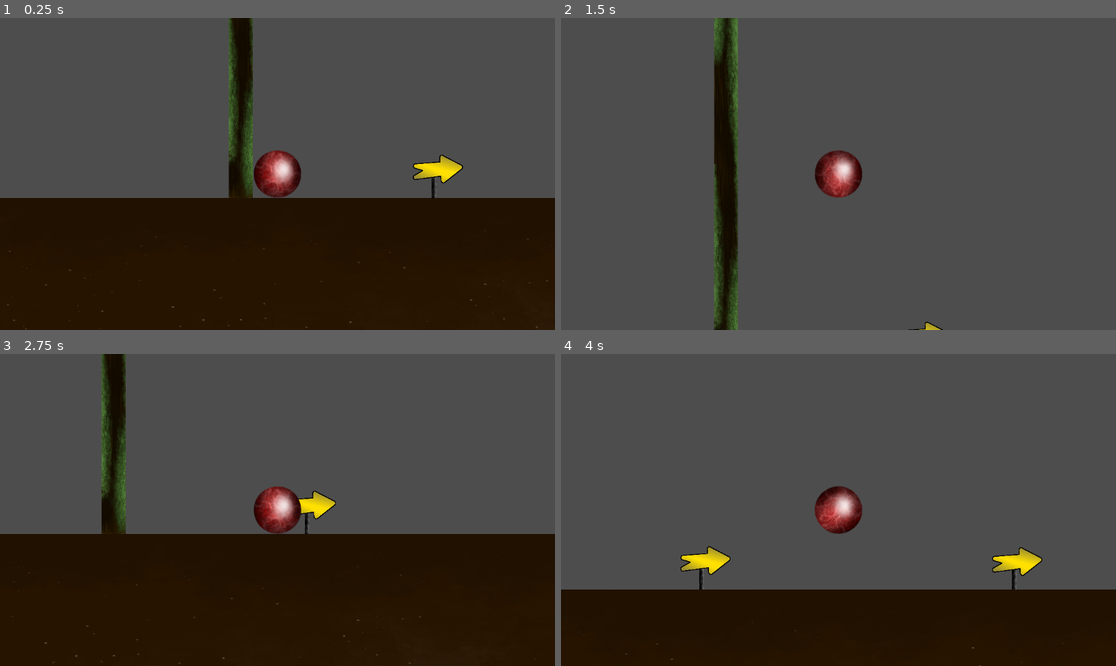
Above: before the commit, frames 1-4 (two rows, left to right).
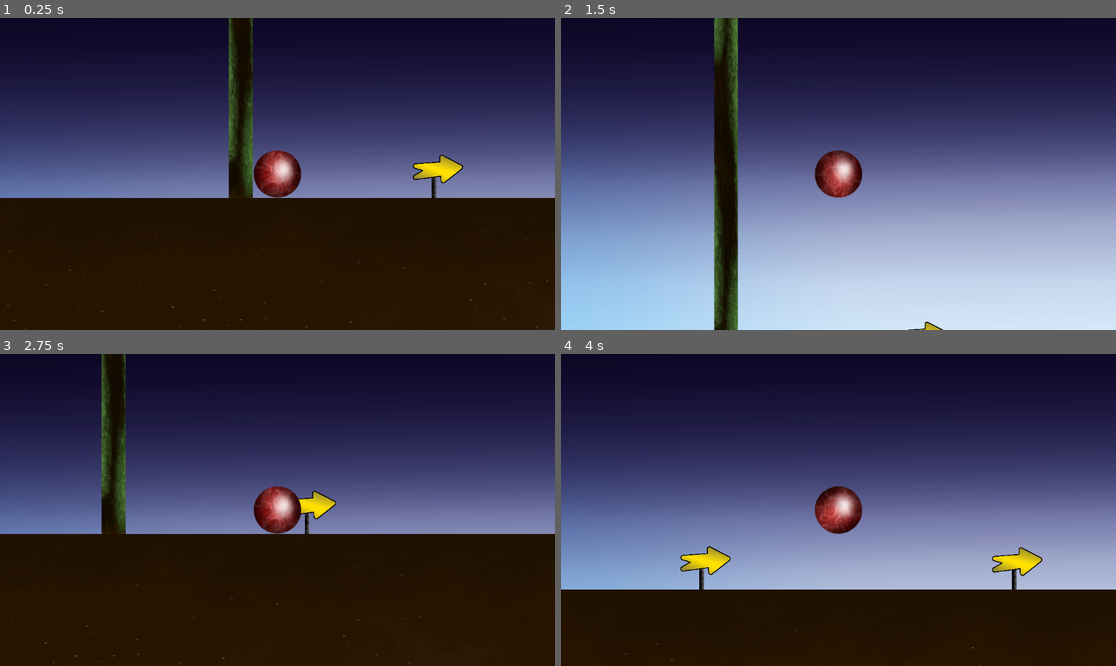
Above: after the commit, the same moments.

Repository: Cicadaware/Basic-Side-Scroller
Game: Godot game, scene res://node_2d.tscn
The game is run twice, just before and just after one commit, with the same random seed, the same clock (stepped at 60 frames per second) and the same inputs.
Inputs:
- Up to frame 1 (0.25 s): no input
- Up to frame 2 (1.5 s): tap Enter (ui_accept) at 0.5, 0.77 s; hold Right (ui_right) 0.53-1.28 s; hold Left (ui_left) from 1.28 s (still down)
- Up to frame 3 (2.75 s): tap Enter (ui_accept) at 1.52 s; release Left (ui_left) at 2.03 s; hold Right (ui_right) from 2.03 s (still down)
- Up to frame 4 (4 s): tap Enter (ui_accept) at 3.02, 3.77 s; release Right (ui_right) at 3.53 s; hold Left (ui_left) from 3.53 s (still down)

The runs differ from the first frame. In frame 1, 53% of the frame differs, in the area x 0-100%, y 0-58%; in frame 2, 94%, in the area x 0-100%, y 0-100%; in frame 3, 53%; in frame 4, 73%.

Commit message:
added background

Diff:
--- a/node_2d.tscn
+++ b/node_2d.tscn
@@ -8,6 +8,7 @@
 [ext_resource type="Texture2D" uid="uid://bu7wn55ajqr74" path="res://resources/ballshine.png" id="5_rj586"]
 [ext_resource type="Texture2D" uid="uid://chxkx7a6ug3m8" path="res://resources/woodenfloor.png" id="6_4d7sh"]
 [ext_resource type="Texture2D" uid="uid://by6hw2yny2jp7" path="res://resources/sandFloor.png" id="6_hqns4"]
+[ext_resource type="Texture2D" uid="uid://dr4ggoqkw67bj" path="res://resources/background.png" id="7_0h7mo"]
 [ext_resource type="Texture2D" uid="uid://b0nss4iorpftg" path="res://resources/winflag.png" id="7_d21ai"]
 [ext_resource type="Texture2D" uid="uid://dmkfgqf75c4at" path="res://resources/woodenconnectedPlatform.png" id="8_ir8iy"]
 [ext_resource type="Texture2D" uid="uid://buyudrv5tymtm" path="res://resources/woodenFreePlatform.png" id="8_x0ka3"]
@@ -41,6 +42,15 @@
 
 [node name="Node2D" type="Node2D"]
 script = ExtResource("1_kdubu")
+
+[node name="CanvasLayer" type="CanvasLayer" parent="."]
+layer = -1
+
+[node name="TextureRect" type="TextureRect" parent="CanvasLayer"]
+offset_right = 40.0
+offset_bottom = 40.0
+texture = ExtResource("7_0h7mo")
+stretch_mode = 5
 
 [node name="arrowPost" type="Sprite2D" parent="."]
 position = Vector2(96.25, -20.25)
--- a/project.godot
+++ b/project.godot
@@ -12,7 +12,7 @@
 
 config/name="SideScroller"
 run/main_scene="res://node_2d.tscn"
-config/features=PackedStringArray("4.4", "Forward Plus")
+config/features=PackedStringArray("4.5", "Forward Plus")
 config/icon="res://icon.svg"
 
 [global_group]
Not shown: 1 places in node_2d.tscn that only renumber resources
Binary file changed: resources/background.png
Not shown, changed: resources/background.png.import
Not shown, added: resources/background.kra
Not shown, changed: resources/background.png~
